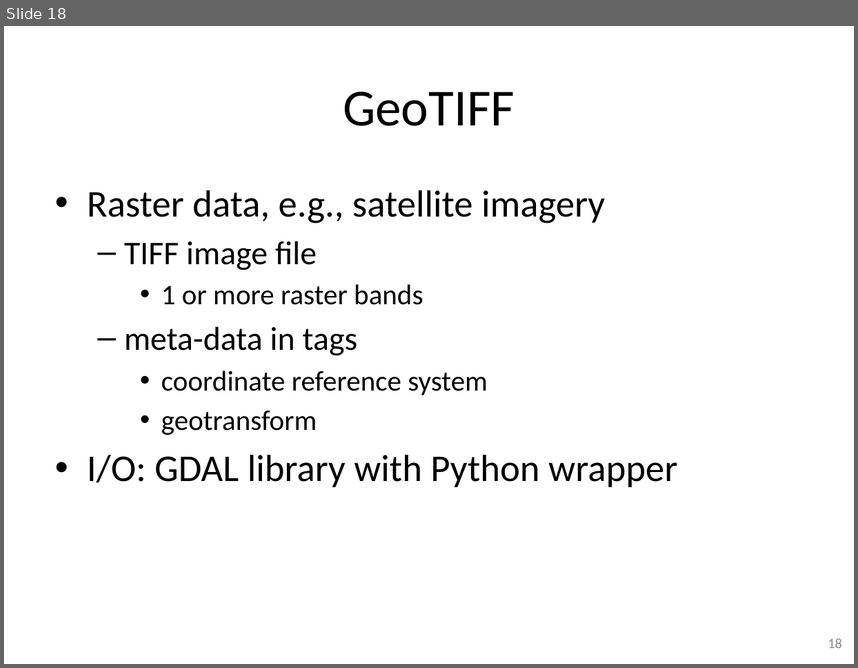
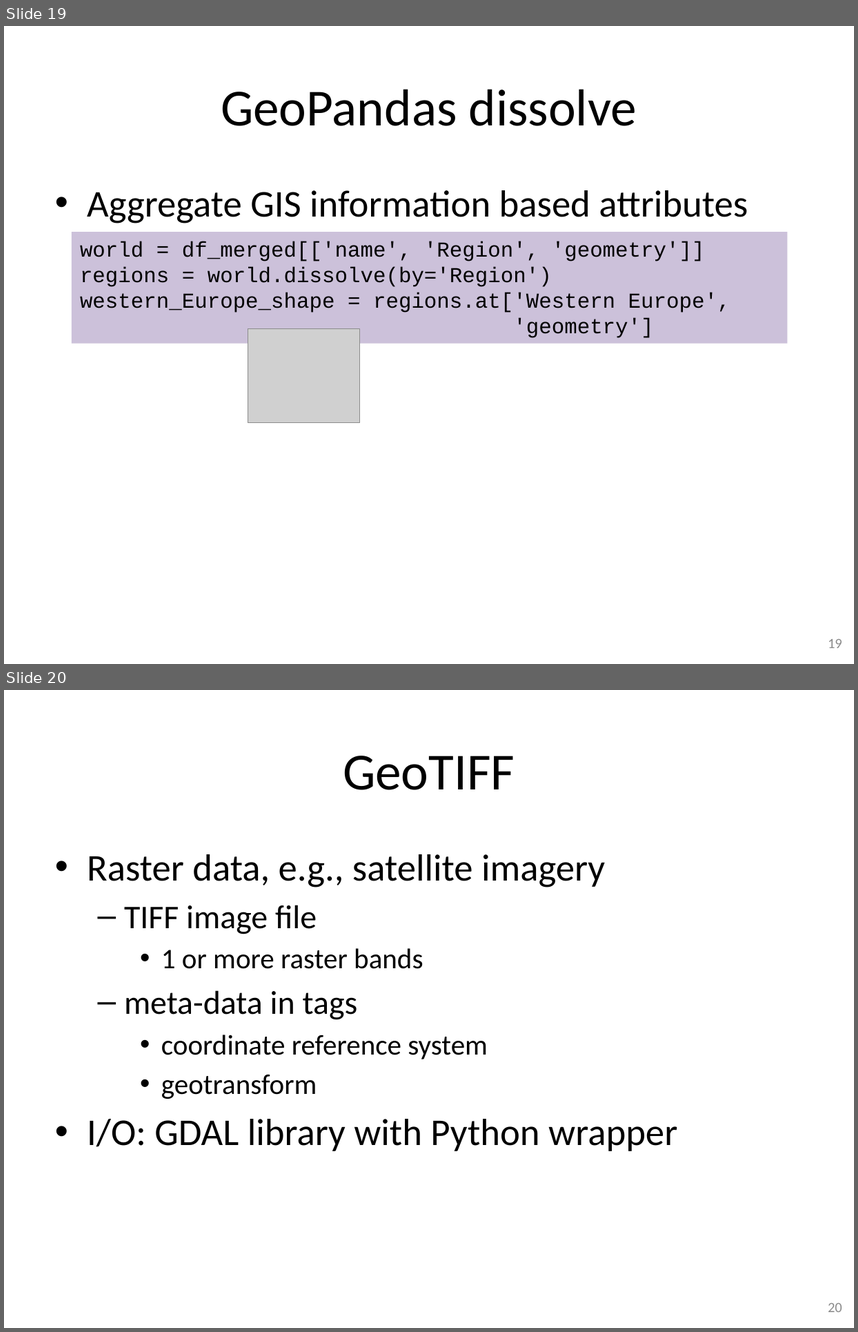
Before and after one commit to gjbex/training-material, a slide deck: Python/python_gis.pptx. Shown one above the other, each under a label of ours: slide 18 before the commit, slides 19 and 20 after it. The pictures are 858x668 and 858x1332 pixels, drawn with LibreOffice and Linux fonts; fonts in the diff are those of the drawing; grey boxes stand for pictures. Boxes give left, top, right and bottom in pixels: in the first picture for what was removed or moved away, otherwise in the second. Text is boxed around its words. In the diff, an @@ line names an element or a change of style, - is before the commit and + after.

Commit message:
Add GeoPandas merge and dissolve slides

```diff
--- a/Python/python_gis.pptx
+++ b/Python/python_gis.pptx
@@ slide 19 added at box(4, 26, 854, 664), background #FFFFFF @@
@@ title added at box(221, 89, 637, 126), 44 pt, text #000000 @@
+GeoPandas dissolve
@@ text added at box(87, 190, 748, 223), 32 pt, text #000000 @@
+• Aggregate GIS information based attributes
@@ rectangle added at box(71, 232, 787, 343), fill #CCC1DA, 18 pt, text #000000 @@
+world = df_merged[['name', 'Region', 'geometry']]
+regions = world.dissolve(by='Region')
+western_Europe_shape = regions.at['Western Europe',
+'geometry']
@@ picture added at box(248, 329, 359, 422) @@
@@ page number added at box(828, 639, 842, 648), 12 pt, text #8C8C8C @@
+19
@@ what was slide 18 is now slide 20 @@
@@ page number at box(828, 1303, 842, 1312): text changed @@
-18
+20
```
Also in this commit, not shown: 1 other slide added.
